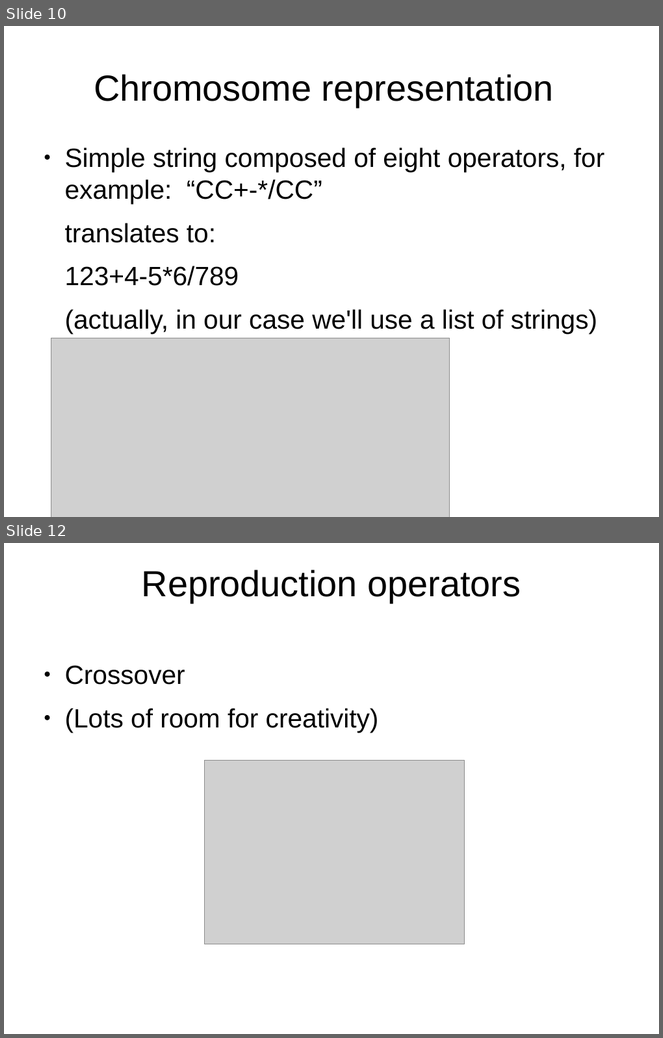
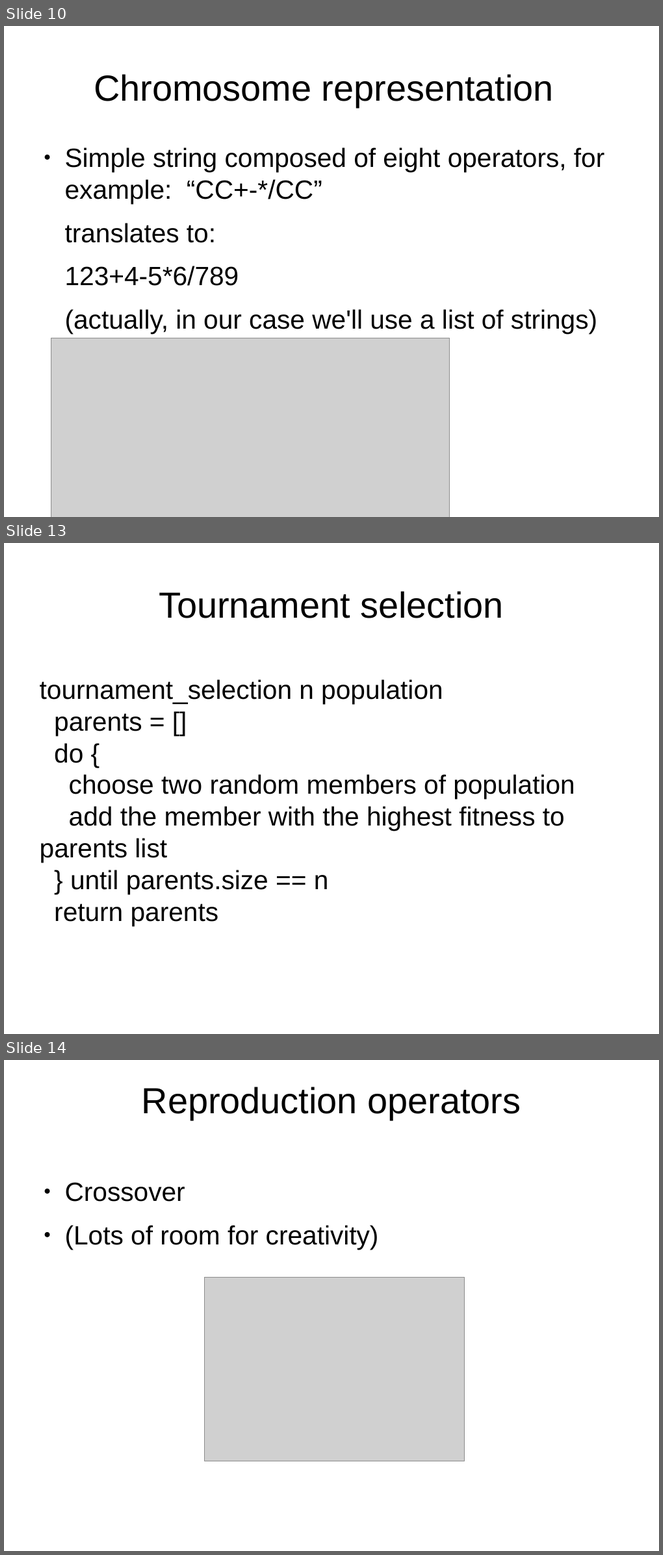
Before and after one commit to philtomson/OSBridge2012Talk, a slide deck: OSBridge2012.odp. Shown one above the other, each under a label of ours: slides 10 and 12 before the commit, slides 10, 13 and 14 after it; the slides between them are not shown. The pictures are 663x1038 and 663x1555 pixels, drawn with LibreOffice and Linux fonts; fonts in the diff are those of the drawing; grey boxes stand for pictures. Boxes give left, top, right and bottom in pixels: in the first picture for what was removed or moved away, otherwise in the second. Text is boxed around its words. In the diff, an @@ line names an element or a change of style, - is before the commit and + after.

```diff
--- a/OSBridge2012.odp
+++ b/OSBridge2012.odp
@@ slide 13 added at bbox=[4, 543, 659, 1034], background #FFFFFF @@
@@ title added at bbox=[159, 591, 504, 618], 44 pt, text #000000 @@
+Tournament selection
@@ text added at bbox=[40, 679, 575, 926], 32 pt, text #000000 @@
+tournament_selection n population
+parents = []
+do {
+choose two random members of population
+add the member with the highest fitness to parents list
+} until parents.size == n
+return parents
@@ what was slide 12 is now slide 14 @@
```
Also in this commit, not shown: 2 slides changed, 3 other slides added, 1 slide removed, 2 other files.
